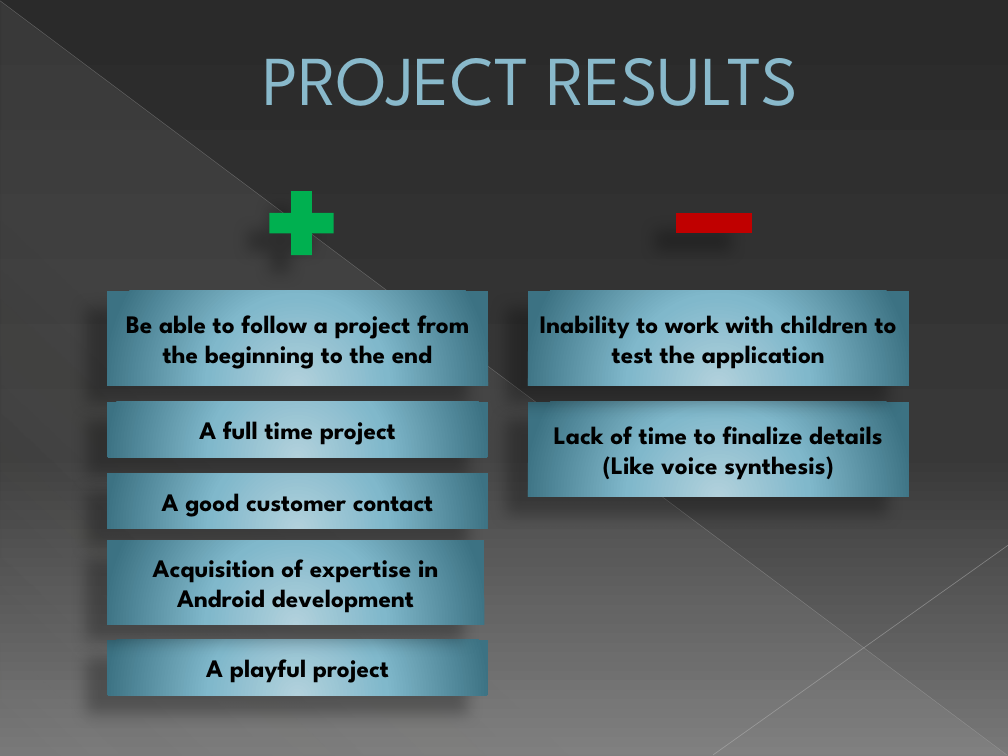
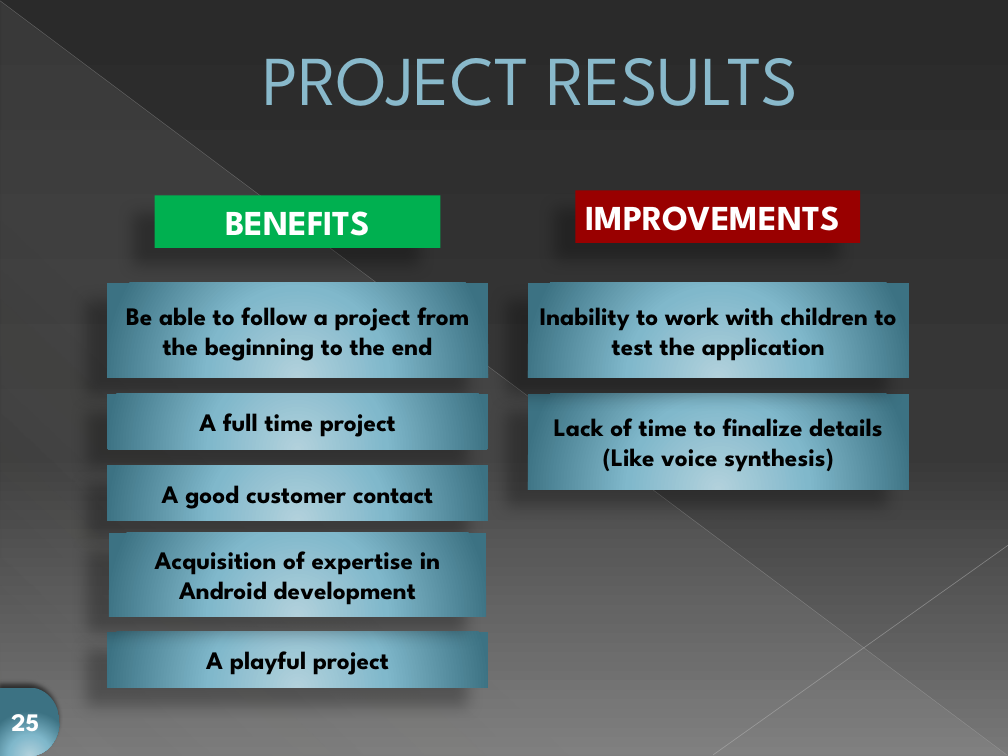
Before and after one commit to lmontion/ABC-Geometrie, a slide deck: slide 25 of ABC de la Géométrie.pptx. Drawn at 1008x756 pixels with LibreOffice and Linux fonts; fonts in the diff are those of the drawing. Boxes give left, top, right and bottom in pixels: in the first picture for what was removed or moved away, otherwise in the second. Text is boxed around its words. In the diff, an @@ line names an element or a change of style, - is before the commit and + after.

```diff
--- a/ABC de la Géométrie.pptx
+++ b/ABC de la Géométrie.pptx
@@ plus sign removed at bbox=[258, 179, 346, 267] @@
@@ math minus removed at bbox=[662, 179, 765, 267] @@
@@ rectangle added at bbox=[155, 196, 440, 248], fill #00B050, 25 pt, text #FFFFFF, bold @@
+BENEFITS
@@ rectangle added at bbox=[576, 191, 861, 243], fill #990000, 25 pt, text #FFFFFF, bold @@
+IMPROVEMENTS
@@ 3 rectangles: place and size @@
-3 rectangles at bbox=[107, 290, 909, 528]
+3 rectangles at bbox=[107, 283, 909, 521]
@@ 4 rectangles: place and size @@
-4 rectangles at bbox=[107, 402, 909, 696]
+4 rectangles at bbox=[107, 394, 909, 687]
@@ flow chart delay added at bbox=[0, 687, 59, 756], fill gradient #B3D0DC to #81B8CC to #3D7283, 18 pt, text #FFFFFF, bold @@
+25
```
Also in this commit, not shown: 26 other slides changed, 2 other files.
